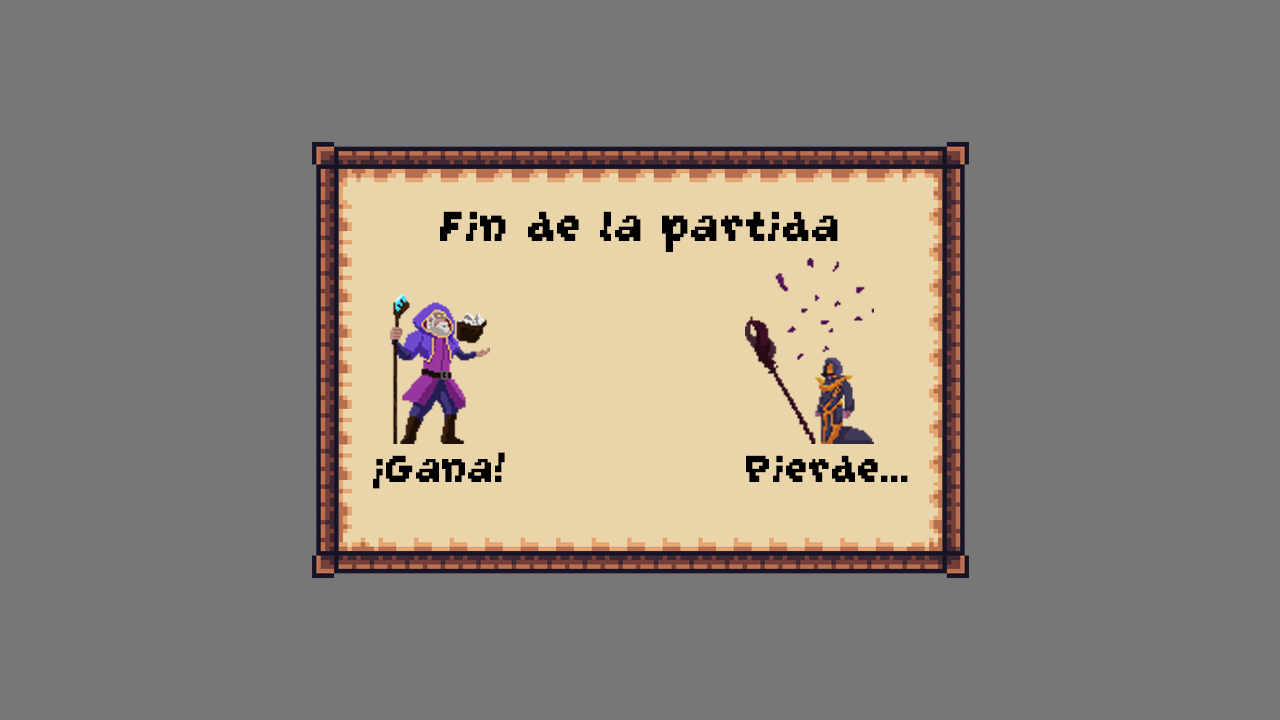
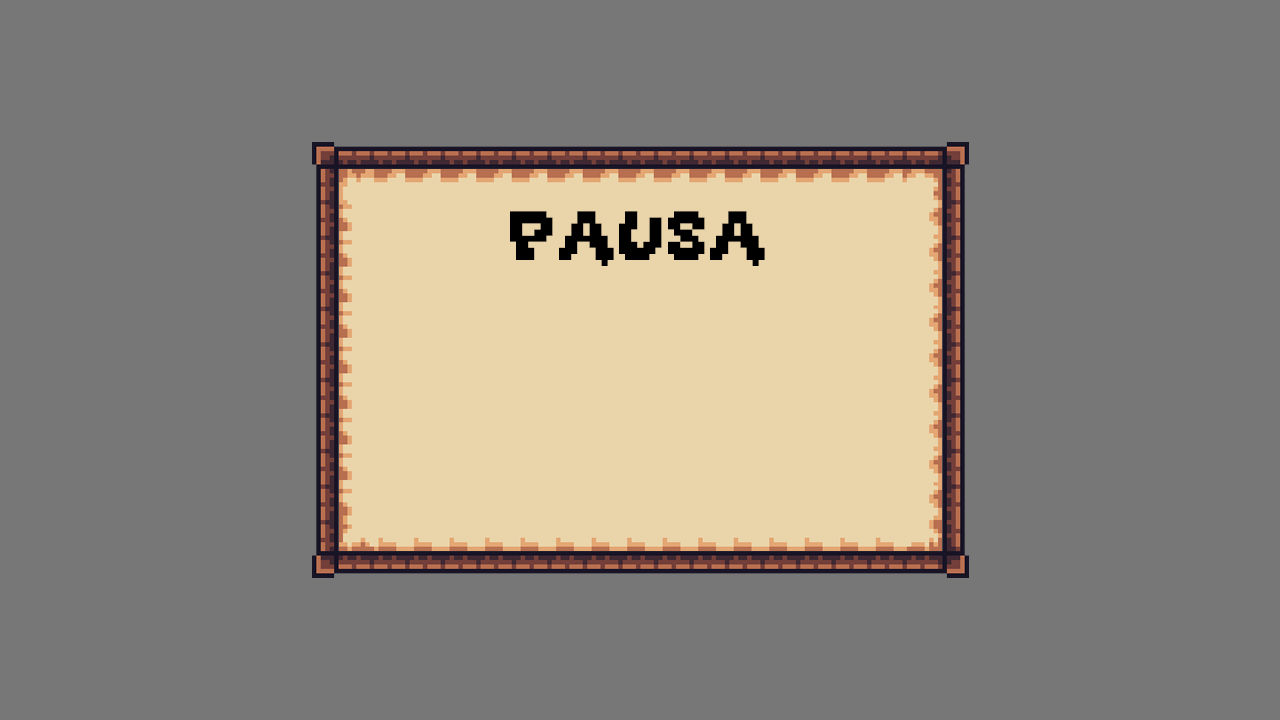
Layer changes from the first (1280, 720) image to the second:
hid group "Textos fin partida" (10 layers) over [373, 252, 908, 489]
hid "Fin de la partida" over [440, 211, 838, 252]
showed "PAUSA" over [510, 211, 765, 266]
hid group "Textos Carga" (4 layers) over [421, 356, 855, 423]
